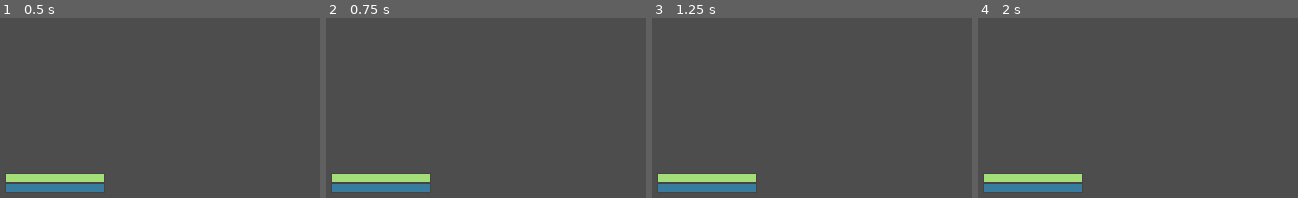
Above: before the commit, frames 1-4 (left to right).
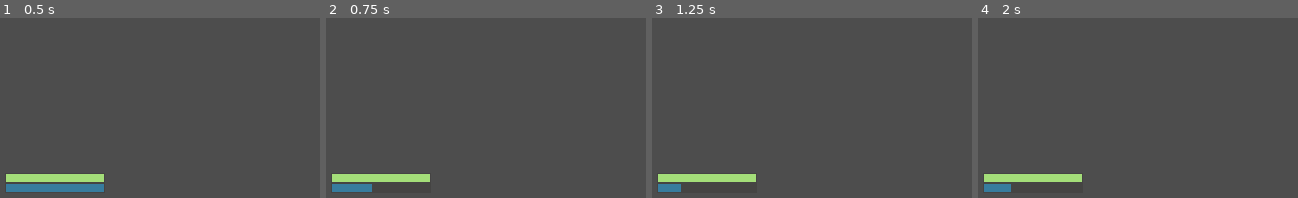
Above: after the commit, the same moments.

Repository: SmKou/godot-rpg
Game: Godot game, scene res://Scenes/Main.tscn
Same seed, same stepped clock (60 frames per second), same inputs: the game is played once before the commit and once after it.
Inputs:
- Up to frame 1 (0.5 s): no input
- Up to frame 2 (0.75 s): tap Enter at 0.5 s; hold Right (ui_right) from 0.53 s (still down); hold Shift (ui_sprint) from 0.53 s (still down)
- Up to frame 3 (1.25 s): keep holding Right (ui_right); keep holding Shift (ui_sprint)
- Up to frame 4 (2 s): tap Space at 1.25 s; release Right (ui_right) at 1.28 s; release Shift (ui_sprint) at 1.28 s; hold Down (ui_down) from 1.28 s (still down); tap Shift (ui_sprint) at 1.35 s

Frame 1 is identical in both runs. In frame 2, 0.8% of the frame differs, in the area x 14-33%, y 92-97%; in frame 3, 1.0%, in the area x 9-33%, y 92-97%; in frame 4, 1.0%.

Commit message:
Add health and stamina in player gui

Diff:
--- /dev/null
+++ b/GUI/Health.gd
@@ -0,0 +1,6 @@
+extends ColorRect
+
+@onready var value = $Value
+
+func update_health_ui(health, max_health):
+	value.size.x = 98 * health / max_health
--- /dev/null
+++ b/GUI/Stamina.gd
@@ -0,0 +1,6 @@
+extends ColorRect
+
+@onready var value = $Value
+
+func update_stamina_ui(stamina, max_stamina):
+	value.size.x = 98 * stamina / max_stamina
--- a/Scenes/Player.tscn
+++ b/Scenes/Player.tscn
@@ -1,9 +1,11 @@
-[gd_scene load_steps=82 format=3 uid="uid://cb7vh0rmc01f2"]
+[gd_scene load_steps=84 format=3 uid="uid://cb7vh0rmc01f2"]
 
 [ext_resource type="Script" path="res://Scripts/Player.gd" id="1_hmmrb"]
 [ext_resource type="Texture2D" uid="uid://d0djok8y1fmuk" path="res://Assets/Player/Player Front Sheet.png" id="1_rkiy7"]
 [ext_resource type="Texture2D" uid="uid://bkn51u0pped7v" path="res://Assets/Player/Player Side Sheet.png" id="3_3kr2x"]
 [ext_resource type="Texture2D" uid="uid://d2j6cf5ctielj" path="res://Assets/Player/Player Back Sheet.png" id="4_hh240"]
+[ext_resource type="Script" path="res://GUI/Health.gd" id="5_3f508"]
+[ext_resource type="Script" path="res://GUI/Stamina.gd" id="6_fux4v"]
 
 [sub_resource type="CapsuleShape2D" id="CapsuleShape2D_y7iji"]
 
@@ -612,6 +614,7 @@
 offset_bottom = -15.0
 grow_vertical = 0
 color = Color(0.227451, 0.223529, 0.207843, 0.415686)
+script = ExtResource("5_3f508")
 
 [node name="Value" type="ColorRect" parent="UI/HealthBar"]
 layout_mode = 0
@@ -631,6 +634,7 @@
 offset_bottom = -5.0
 grow_vertical = 0
 color = Color(0.227451, 0.223529, 0.207843, 0.415686)
+script = ExtResource("6_fux4v")
 
 [node name="Value" type="ColorRect" parent="UI/StaminaBar"]
 layout_mode = 0
--- a/Scripts/Player.gd
+++ b/Scripts/Player.gd
@@ -1,14 +1,41 @@
 extends CharacterBody2D
 
 @onready var anim_sprite = $AnimatedSprite2D
+@onready var health_bar = $UI/HealthBar
+@onready var stamina_bar = $UI/StaminaBar
 
 @export var speed = 50
-
 var new_direction = Vector2(0, 1)
 var animation
 var is_attacking = false
 
+# UI variables
+var health = 100
+var max_health = 100
+var regen_health = 1
+var stamina = 100
+var max_stamina = 100
+var regen_stamina = 5
+
+# Custom signals
+signal health_updated
+signal stamina_updated
+
+func _ready():
+	health_updated.connect(health_bar.update_health_ui)
+	stamina_updated.connect(stamina_bar.update_stamina_ui)
+
 func _physics_process(delta):
+	var updated_health = min(health + regen_health * delta, max_health)
+	if updated_health != health:
+		health = updated_health
+		health_updated.emit(health, max_health)
+
+	var updated_stamina = min(stamina + regen_stamina * delta, max_stamina)
+	if updated_stamina != stamina:
+		stamina = updated_stamina
+		stamina_updated.emit(stamina, max_stamina)
+
 	var direction: Vector2
 	direction.x = Input.get_action_strength("ui_right") - Input.get_action_strength("ui_left")
 	direction.y = Input.get_action_strength("ui_down") - Input.get_action_strength("ui_up")
@@ -17,7 +44,10 @@
 		direction = direction.normalized()
 
 	if Input.is_action_pressed("ui_sprint"):
-		speed = 100
+		if stamina >= 25:
+			speed = 100
+			stamina = stamina - 5
+			stamina_updated.emit(stamina, max_stamina)
 	elif Input.is_action_just_released("ui_sprint"):
 		speed = 50
 
Not shown, changed: README.md
